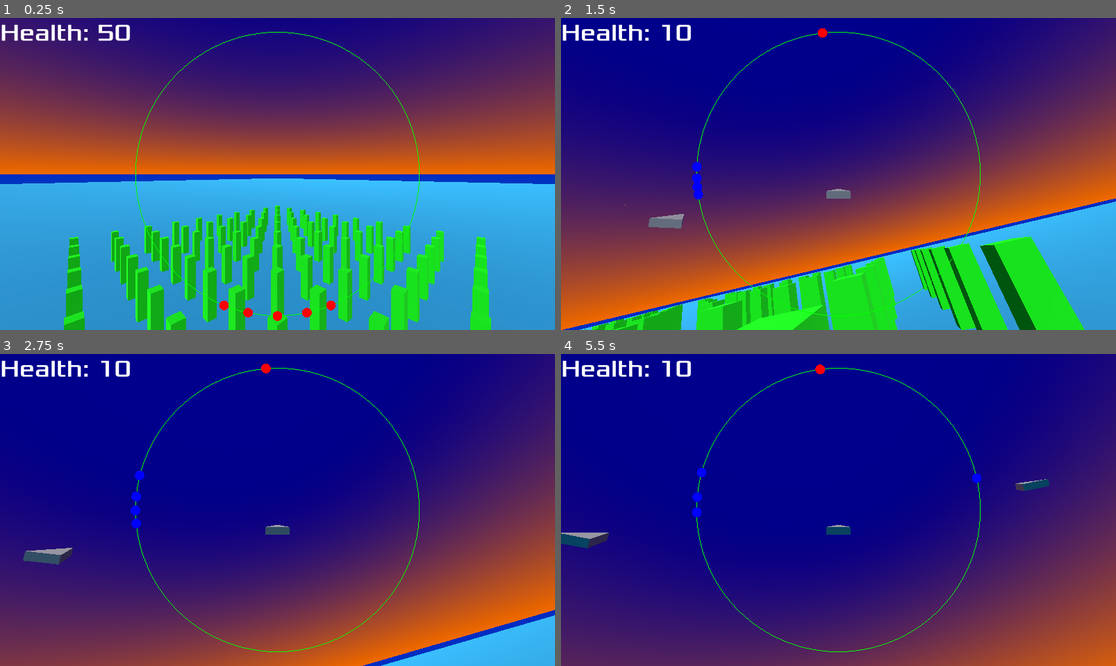
Above: before the commit, frames 1-4 (two rows, left to right).
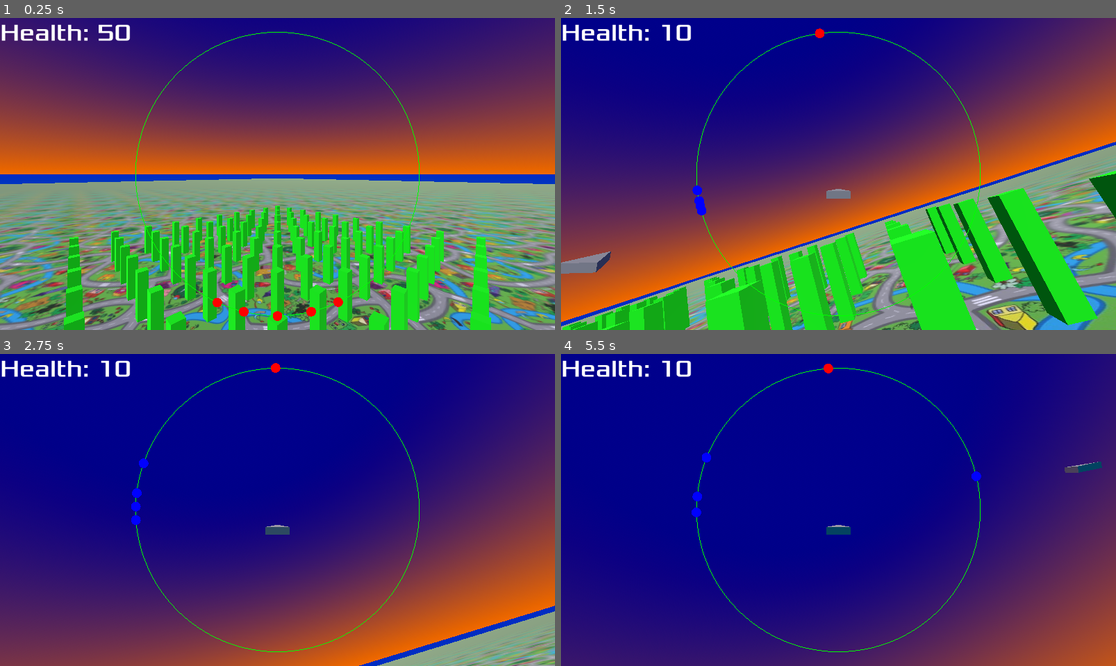
Above: after the commit, the same moments.

Repository: lookbehindyounow/shape_squadron
Game: Godot game, scene res://main.tscn
Same seed, same stepped clock (60 frames per second), same inputs: the game is played once before the commit and once after it.
Inputs:
- Up to frame 1 (0.25 s): no input
- Up to frame 2 (1.5 s): hold D (roll_right) 0.53-1.28 s; hold , (shoot) 0.53-1.28 s; hold W (pitch_down) from 1.28 s (still down); tap C (toggle_camera) at 1.35 s
- Up to frame 3 (2.75 s): release W (pitch_down) at 2.03 s; hold D (roll_right) from 2.03 s (still down); tap V (toggle_chillin) at 2.1 s
- Up to frame 4 (5.5 s): tap Enter at 2.75, 4.25 s; release D (roll_right) at 2.78 s; hold Space (accelerate) 2.78-3.53 s; tap B (toggle_suggestions) at 2.85 s; hold , (shoot) 3.53-4.28 s; hold A (roll_left) 3.53-5.03 s; tap C (toggle_camera) at 4.35 s; hold W (pitch_down) from 5.03 s (still down); tap V (toggle_chillin) at 5.1 s

The runs differ from the first frame. In frame 1, 33% of the frame differs, in the area x 0-100%, y 51-100%; in frame 2, 57%, in the area x 0-100%, y 0-100%; in frame 3, 3.7%; in frame 4, 8.0%.

Commit message:
added a nice rug, also halfway through a new instruct_turn algorithm for the baddies

Diff:
--- a/Enemy.gd
+++ b/Enemy.gd
@@ -2,14 +2,16 @@
 var Jet=preload("res://JetMethods.gd")
 var health=10
 const acceleration=2
-const top_speed=10
+const top_speed=15
 const roll_speed=0.75
-const pitch_speed=0.5
-var speed=10
+const pitch_speed=0.75
+var speed=15
 var hits_taken=0
 var crashes=0
 var cooldown=0
 var HUD_points=[]
+var roll_momentum=0
+var pitch_momentum=0
 
 signal die
 func _ready():
@@ -49,8 +51,11 @@
 		# could also make pitch & roll depend on target o'clock or dot product navigation from autopilot if I get into that
 		# both options would look more like analogue controls for player
 
+		roll_momentum=(10.0*roll_momentum+instructions[0])/11
+		pitch_momentum=(10.0*pitch_momentum+instructions[1])/11
+
 		speed=min(speed+(instructions[2]*acceleration*delta),top_speed)
-		transform.basis=Jet.turn(transform.basis,instructions[0]*roll_speed,instructions[1]*pitch_speed,delta)
+		transform.basis=Jet.turn(transform.basis,roll_momentum*roll_speed,pitch_momentum*pitch_speed,delta)
 		velocity=transform.basis.z*speed
 	move_and_slide()
 
--- a/JetMethods.gd
+++ b/JetMethods.gd
@@ -7,23 +7,27 @@
 
 	return [clock_face,forward_angle]
 
+static func find_intercept(transform,target_pos,target_velocity):
+	# bullet speed is 50
+	var targToPlayer_dot_targV=(transform.origin-target_pos).normalized().dot(target_velocity.normalized())
+	var sin_target_travel_angle=target_velocity.length()*sqrt(1-(targToPlayer_dot_targV**2))/100
+	var bullet_intercept_angle=PI-asin(sin_target_travel_angle)-acos(targToPlayer_dot_targV)
+	var target_travel=sin_target_travel_angle*(transform.origin-target_pos).length()/sin(bullet_intercept_angle)
+	var bullet_intercept_pos=target_pos+target_travel*target_velocity.normalized()
+
+	return bullet_intercept_pos
+
 static func track(transform,target_pos,target_velocity,enemy=true):
 	var HUD_angles=get_HUD_angles(transform,target_pos)
 	var ahead_HUD_angles=null
 
 	if enemy:
-		# bullet speed is 50
-		var targToPlayer_dot_targV=(transform.origin-target_pos).normalized().dot(target_velocity.normalized())
-		var sin_target_travel_angle=target_velocity.length()*sqrt(1-(targToPlayer_dot_targV**2))/100
-		var bullet_intercept_angle=PI-asin(sin_target_travel_angle)-acos(targToPlayer_dot_targV)
-		var target_travel=sin_target_travel_angle*(transform.origin-target_pos).length()/sin(bullet_intercept_angle)
-		var bullet_intercept_pos=target_pos+target_travel*target_velocity.normalized()
-
+		var bullet_intercept_pos=find_intercept(transform,target_pos,target_velocity)
 		ahead_HUD_angles=get_HUD_angles(transform,bullet_intercept_pos)
 
 	return [HUD_angles,ahead_HUD_angles,target_pos]
 
-static func instruct_turn(clock_face):
+static func instruct_turn_old(clock_face):
 	var rolling=0
 	var pitching=0
 	# could maybe reduce code here by using positive/negative dot products (against all transform basis axes) to figure out which way to go
@@ -46,10 +50,36 @@
 
 	return [rolling,pitching]
 
+static func instruct_turn_new(transform,target_pos):
+	var rolling=0
+	var pitching=0
+	var target_direction=(target_pos-transform.origin).normalized()
+	var targDir_dot_myUp=target_direction.dot(transform.basis.y)
+
+	# xor?
+	if targDir_dot_myUp>0: # target above
+		if target_direction.dot(transform.basis.x)>0: # top-left
+			rolling=targDir_dot_myUp-1
+		else: # top-right
+			rolling=1-targDir_dot_myUp
+	else: # target below
+		if target_direction.dot(transform.basis.x)>0: # bottom-left
+			rolling=1-targDir_dot_myUp
+		else: # bottom-right
+			rolling=targDir_dot_myUp-1
+
+	if targDir_dot_myUp: # target in top 2/5 of clock face (find value)
+		pitching-=1
+	elif targDir_dot_myUp: # target in botom 1/5 of clock face
+		pitching+=1
+
+	return [rolling,pitching]
+
 static func autopilot(transform,speed,pitch_speed,HUD_points): # target is index of HUD point
 	var accelerating=0
 
-	var turn_instructions=instruct_turn(HUD_points[0][1][0]) # aim for player's ahead marker
+	var turn_instructions=instruct_turn_old(HUD_points[0][1][0]) # aim for player's ahead marker
+#	var turn_instructions=instruct_turn_new(transform,HUD_points[0][2]) # aim for player's ahead marker
 
 	if transform.origin.y<5+speed/pitch_speed: # if near ground
 		if transform.origin.y<5+(speed/pitch_speed)*(1-sin(Vector3.DOWN.angle_to(transform.basis.z))): # if too near ground for current orientation
@@ -68,8 +98,8 @@
 
 	for point in HUD_points:
 		var to_point=point[2]-transform.origin
-		if to_point.length()<3:
-			var avoid_instructions=instruct_turn(point[0][0])
+		if to_point.length()<5:
+			var avoid_instructions=instruct_turn_old(point[0][0])
 			turn_instructions[0]=-avoid_instructions[0]
 			turn_instructions[1]=-avoid_instructions[1]
 
--- a/Player.gd
+++ b/Player.gd
@@ -10,6 +10,9 @@
 var crashes=0
 var cooldown=0
 var HUD_points=[]
+var roll_momentum=0
+var pitch_momentum=0
+
 var ave_enemy_pos=Vector3.ZERO
 
 #var suggestions_on=false
@@ -54,8 +57,11 @@
 			else:
 				cooldown+=delta
 
+		roll_momentum=(10.0*roll_momentum+rolling)/11
+		pitch_momentum=(10.0*pitch_momentum+pitching)/11
+
 		speed=min(speed+(accelerating*acceleration*delta),top_speed)
-		transform.basis=Jet.turn(transform.basis,rolling*roll_speed,pitching*pitch_speed,delta)
+		transform.basis=Jet.turn(transform.basis,roll_momentum*roll_speed,pitch_momentum*pitch_speed,delta)
 		velocity=transform.basis.z*speed
 		move_and_slide()
 
--- a/main.gd
+++ b/main.gd
@@ -55,5 +55,4 @@
 		$UI/Endgame.show()
 
 func _on_restart_pressed():
-	print(1)
 	get_tree().reload_current_scene()
--- a/main.tscn
+++ b/main.tscn
@@ -5,17 +5,18 @@
 [ext_resource type="Environment" uid="uid://ln4cxp42sp5m" path="res://environment.tres" id="3_cymjq"]
 [ext_resource type="Script" path="res://PlaceholderObstacles.gd" id="3_o86si"]
 [ext_resource type="Script" path="res://UI.gd" id="4_41i2s"]
+[ext_resource type="Texture2D" uid="uid://dnpihanfj3aom" path="res://carpet.jpg" id="4_lpqbg"]
 [ext_resource type="FontFile" uid="uid://chu7cr3o6gib4" path="res://Xolonium-Regular.ttf" id="6_88733"]
 
 [sub_resource type="WorldBoundaryShape3D" id="WorldBoundaryShape3D_qjwdv"]
 
-[sub_resource type="StandardMaterial3D" id="StandardMaterial3D_pheba"]
-albedo_color = Color(0.141176, 0.627451, 0.792157, 1)
+[sub_resource type="StandardMaterial3D" id="StandardMaterial3D_y2waq"]
+albedo_texture = ExtResource("4_lpqbg")
+uv1_scale = Vector3(50, 50, 50)
 
 [sub_resource type="PlaneMesh" id="PlaneMesh_78ggt"]
+material = SubResource("StandardMaterial3D_y2waq")
 size = Vector2(1000, 1000)
-
-[sub_resource type="StandardMaterial3D" id="StandardMaterial3D_rn776"]
 
 [sub_resource type="StandardMaterial3D" id="StandardMaterial3D_8xpy8"]
 albedo_color = Color(0, 1, 0, 1)
@@ -44,9 +45,7 @@
 shape = SubResource("WorldBoundaryShape3D_qjwdv")
 
 [node name="MeshInstance3D" type="MeshInstance3D" parent="Ocean"]
-material_override = SubResource("StandardMaterial3D_pheba")
 mesh = SubResource("PlaneMesh_78ggt")
-surface_material_override/0 = SubResource("StandardMaterial3D_rn776")
 
 [node name="PlaceholderObstacles" type="StaticBody3D" parent="."]
 collision_layer = 8
Binary file added: carpet.jpg
Not shown, added: carpet.jpg.import
